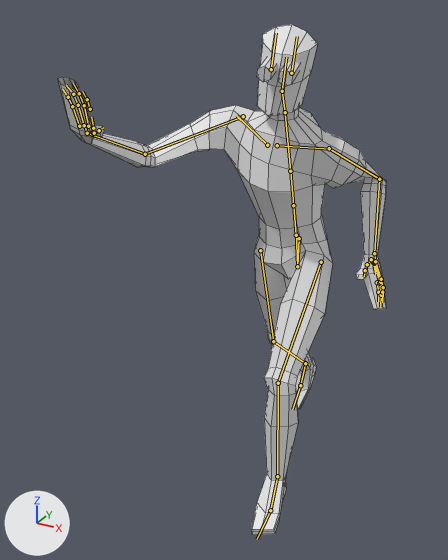
One commit to the FBX model src/FightArena/Assets/World/Attacks/Anim_Punch_Mid_R_M.fbx: the scene before it, then after it.
One viewpoint serves both versions: a 50 mm lens placed at (7.79, -19.17, 17.82), pointed at (-1.98, -1.4, 8.93). The axes (+X, +Y, +Z) are drawn at lower left. The lights are the same throughout. Both versions are drawn at frame 8 of the action 'DefaultMale|Punch_Mid_R'; the numbers are the values there. The bones that bend it are drawn over the model as lines. Mesh edges are drawn as thin lines.

The first picture shows 'LowPolyMaleMesh'.
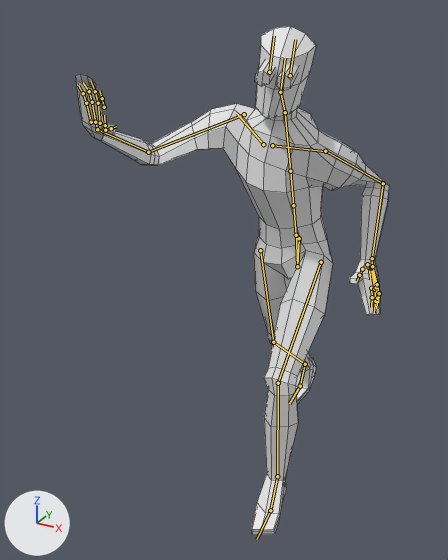
Changed parts and their boxes [x1, y1, x2, y2] in the pictures (448 x 560 px):
'LowPolyMaleMesh', posed
    before: [58, 25, 386, 535]
    after: [76, 26, 389, 535]
bone 'neck', root to tip
    before: (285, 112) to (282, 91)
    after: (285, 112) to (280, 92)
bone 'head', root to tip
    before: (282, 91) to (286, 57)
    after: (280, 92) to (285, 58)
bone 'upper_arm.R', root to tip
    before: (243, 116) to (145, 154)
    after: (244, 114) to (148, 152)
bone 'forearm.R', root to tip
    before: (145, 154) to (87, 133)
    after: (148, 152) to (97, 129)
bone 'toe.R', root to tip
    before: (300, 385) to (292, 409)
    after: (300, 386) to (289, 403)

What the commit changed:
Bone 'upperChest' (bone_upperchest) turns from (1, 9, 2) to (1, 3, 1) degrees about its own x, y and z.
Bone 'neck' (bone_neck) turns from (-8, -5, -7) to (-6, -5, -8) degrees about its own x, y and z.
Bone 'head' (bone_head) turns from (-4, 8, -5) to (-4, 13, -6) degrees about its own x, y and z.
Bone 'upper_arm.R' (bone_upper_arm_r) turns from (41, 22, -39) to (41, 17, -39) degrees about its own x, y and z.
Bone 'forearm.R' (bone_forearm_r) turns from (48, 9, -31) to (55, 14, -35) degrees about its own x, y and z.
Bone 'toe.R' (bone_toe_r) turns from (0, 0, 0) to (33, 1, 0) degrees about its own x, y and z.
